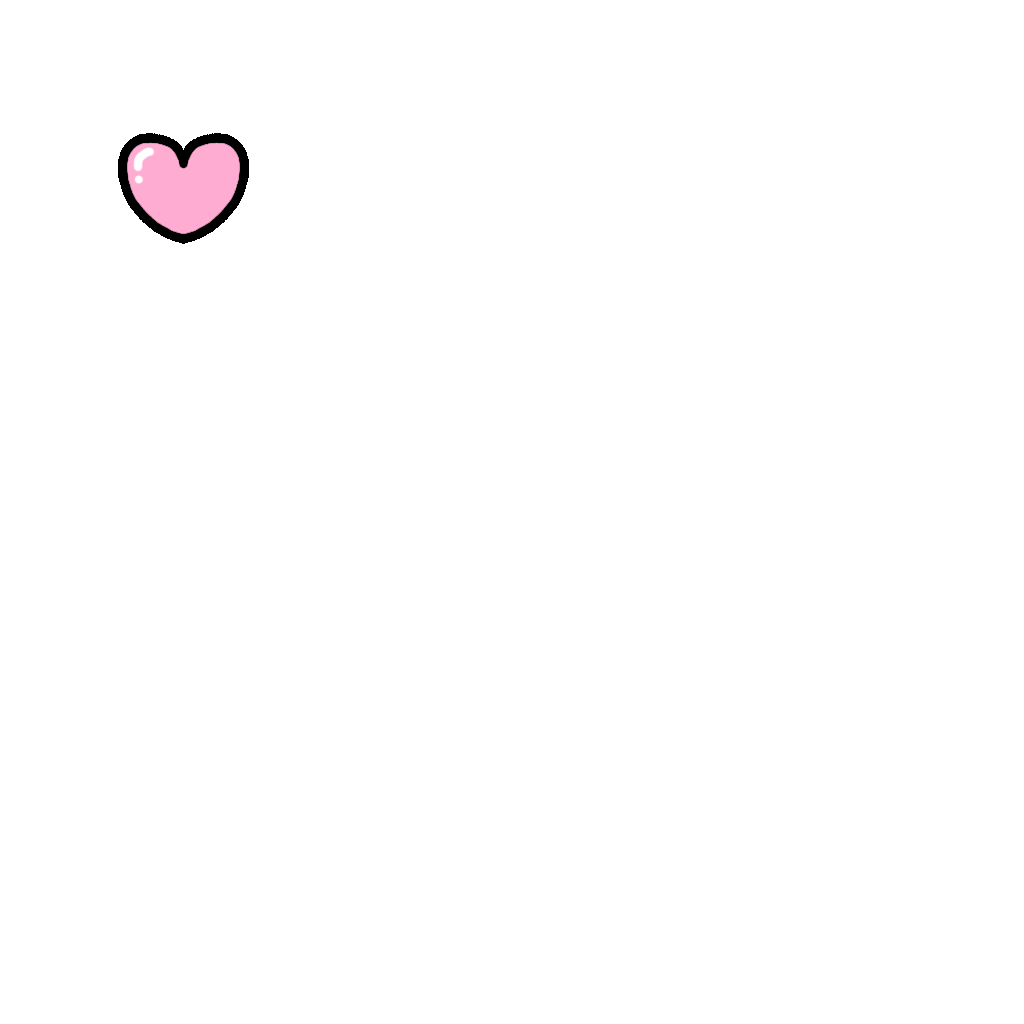
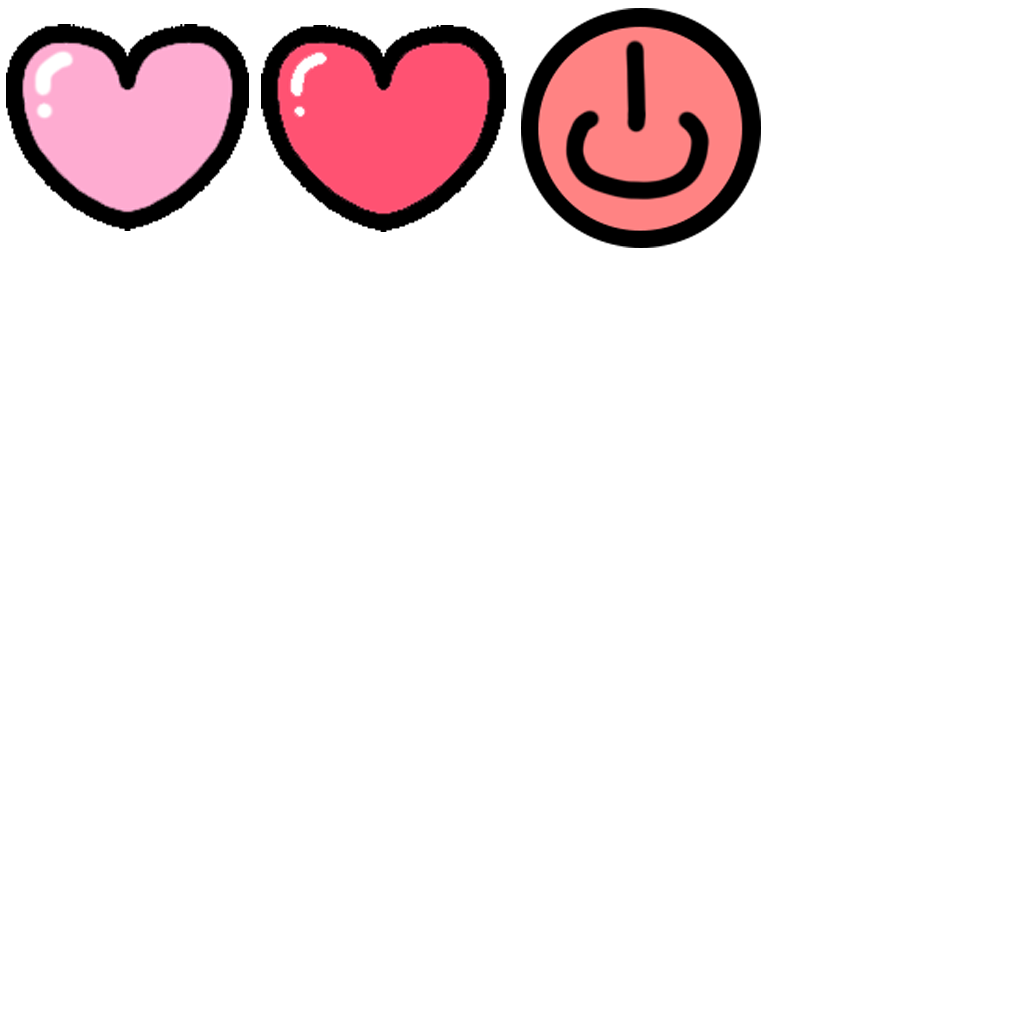
Revision of a layered 1024x1024 image; what changed, layer by layer:
added layer "Layer 3" above "Layer 2 copy" over [521, 8, 761, 248]
added layer "Layer 2 copy" above "Layer 2" over [261, 25, 506, 232]
painted on "Layer 2" over [6, 24, 249, 244]
